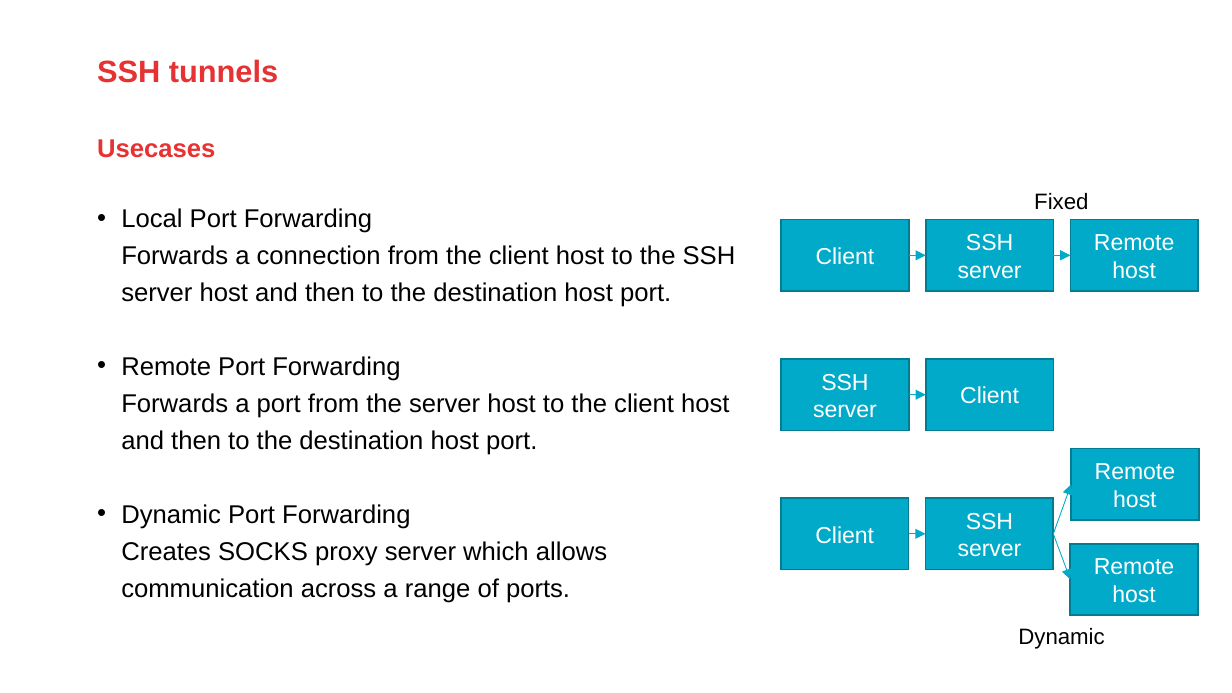
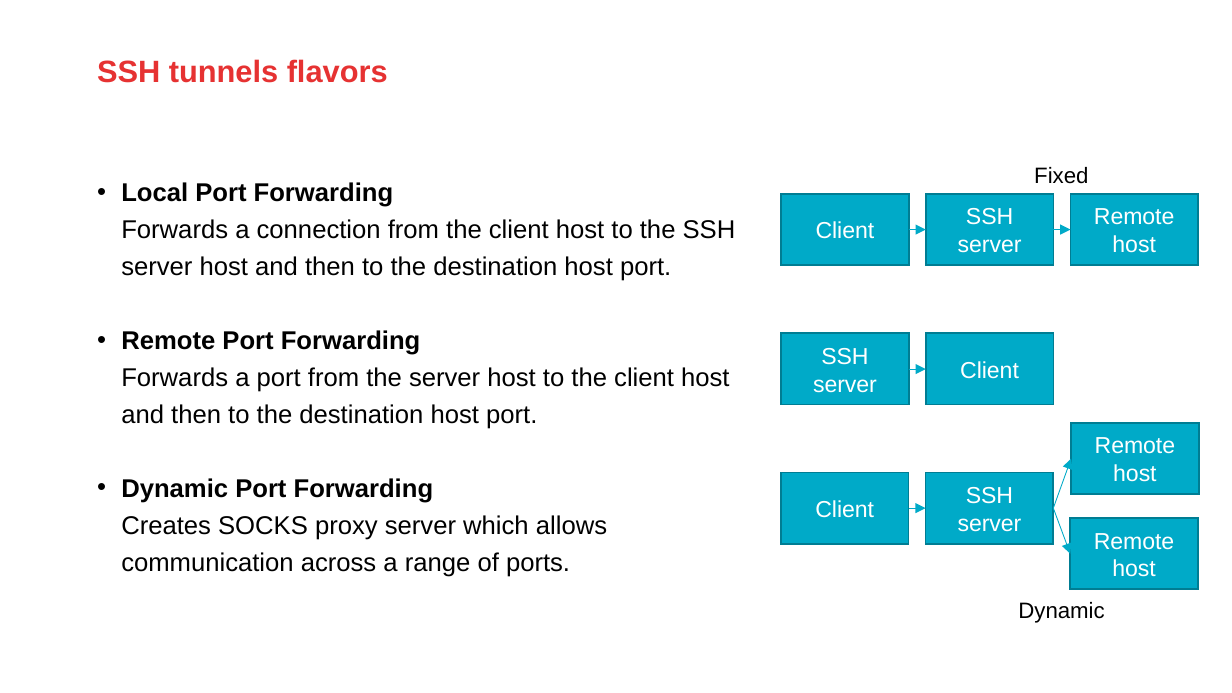
Before and after one commit to AMIS-Services/code-cafe-20200310, a slide deck: slide 3 of SSH Tunnels/SSH tunnels.pptx (slide 2 before the commit). Drawn at 1232x693 pixels with LibreOffice and Linux fonts; fonts in the diff are those of the drawing; background and template pictures are left out. Boxes give left, top, right and bottom in pixels: in the first picture for what was removed or moved away, otherwise in the second. Text is boxed around its words. In the diff, an @@ line names an element or a change of style, - is before the commit and + after.

Commit message:
Updated the presentation
Added some concrete usecases and comparison to VPNs

```diff
--- a/SSH Tunnels/SSH tunnels.pptx
+++ b/SSH Tunnels/SSH tunnels.pptx
@@ title at (97,59,388,83): text changed @@
-SSH tunnels
+SSH tunnels flavors
@@ text "Local Port Forwarding Forwards a ..." at (121,182,736,577): bold on in "Local Port Forwarding", "Remote Port Forwarding", "Dynamic Port Forwarding" @@
@@ text removed at (97,139,215,158) @@
-Usecases
@@ 9 rectangles, 6 arrows, 4 texts: place and size @@
-9 rectangles, 6 arrows, 4 texts at (121,193,1199,689)
+9 rectangles, 6 arrows, 4 texts at (121,167,1199,663)
```
Also in this commit, not shown: 1 other slide changed, 2 slides added.
